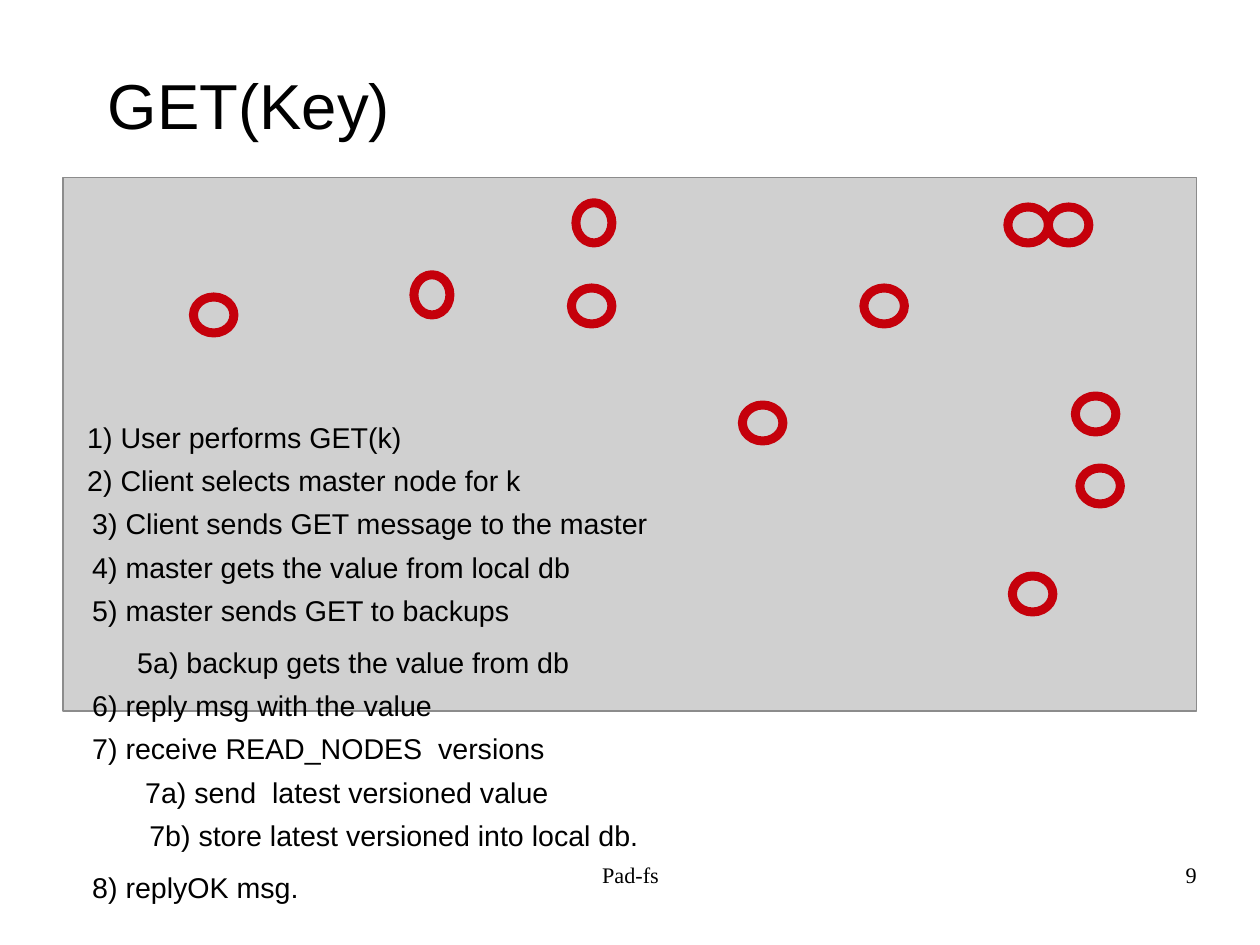
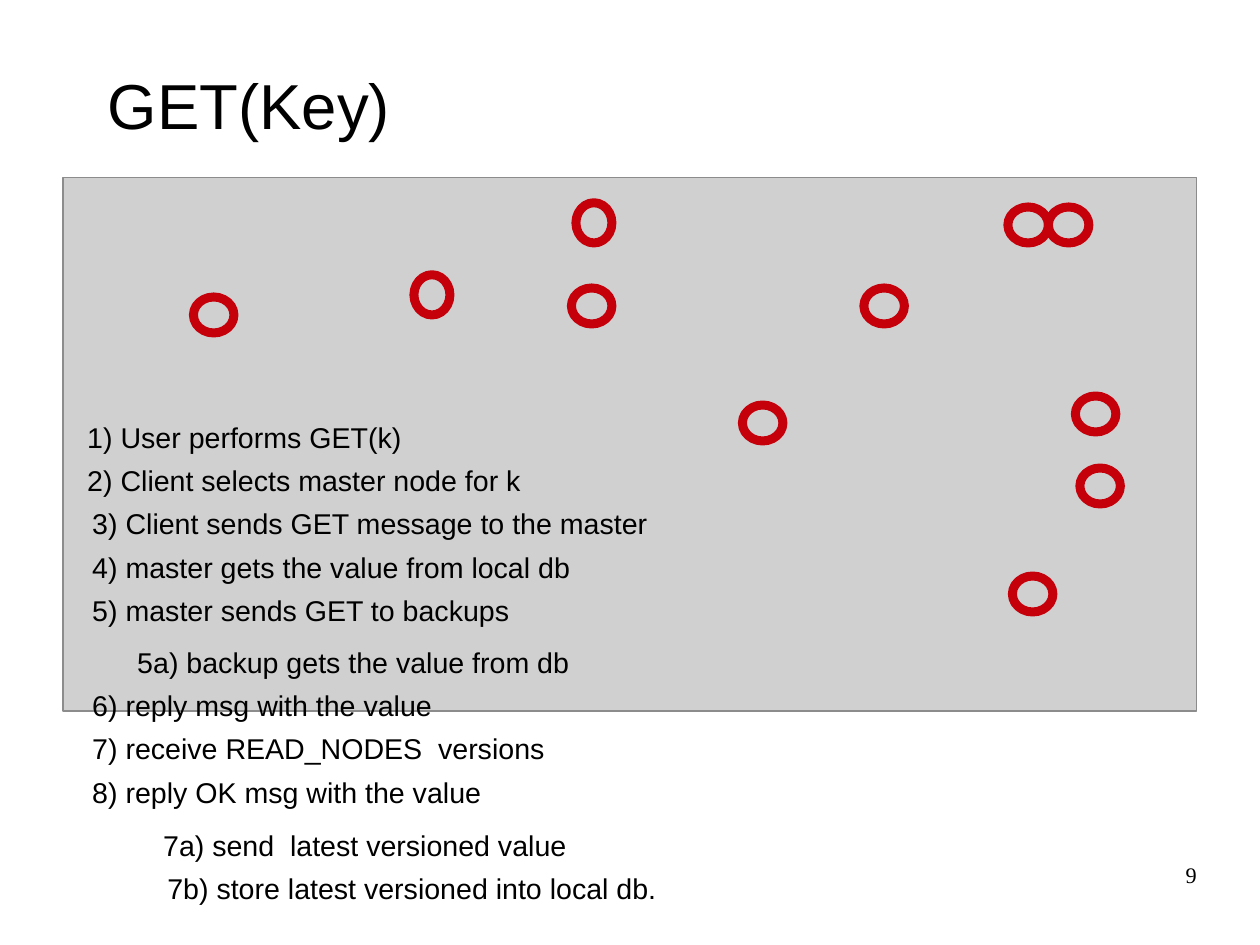
Before and after one commit to bhyvex/PAD-FileSystem, a slide deck: slide 9 of docs/Pad-fs_slides/Pad-fs_Neri.odp. Drawn at 1260x945 pixels with LibreOffice and Linux fonts; fonts in the diff are those of the drawing; grey boxes stand for pictures; background and template pictures are left out. Boxes give left, top, right and bottom in pixels: in the first picture for what was removed or moved away, otherwise in the second. Text is boxed around its words. In the diff, an @@ line names an element or a change of style, - is before the commit and + after.

```diff
--- a/docs/Pad-fs_slides/Pad-fs_Neri.odp
+++ b/docs/Pad-fs_slides/Pad-fs_Neri.odp
@@ text at <box>92,782,481,808</box>: text changed @@
-8) replyOK msg.
+8) reply OK msg with the value
@@ text "7a) send latest versioned value": place and size @@
-text "7a) send latest versioned value" at <box>145,782,548,808</box>
+text "7a) send latest versioned value" at <box>163,835,566,862</box>
@@ text "7b) store latest versioned into ...": place and size @@
-text "7b) store latest versioned into ..." at <box>149,825,638,851</box>
+text "7b) store latest versioned into ..." at <box>167,878,656,905</box>
@@ text removed at <box>602,867,659,884</box> @@
-Pad-fs
```
Also in this commit, not shown: 14 other slides changed, 1 slide added, 1 other file.
